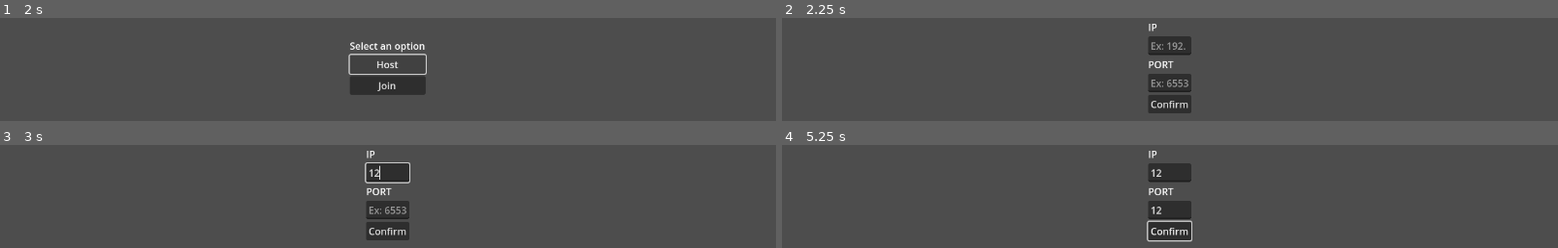
Above: before the commit, frames 1-4 (two rows, left to right).
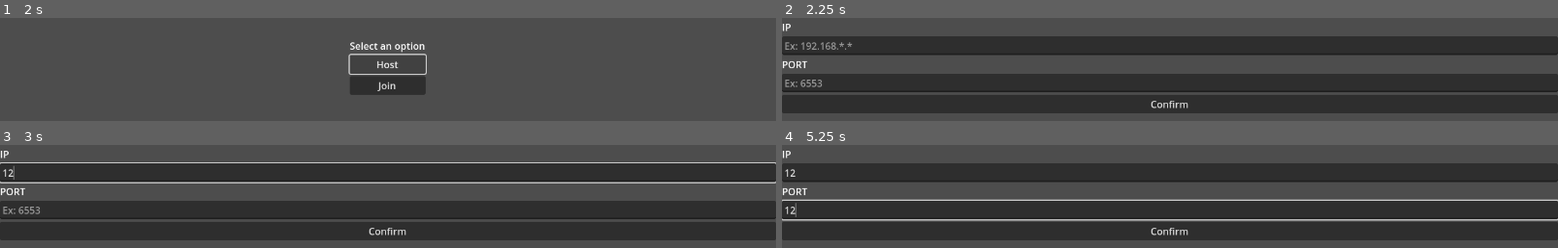
Above: after the commit, the same moments.

Repository: Takexin/insanity-death
Game: Godot game, scene res://main/main.tscn
The game is run twice, just before and just after one commit, with the same random seed, the same clock (stepped at 60 frames per second) and the same inputs. The engine's default icon, where the game draws it, is replaced by a stand-in: a white triangle on a blue panel in a dark square.
Inputs (mouse positions are in pixels of both pictures, inside the frame that each line leads up to):
- Up to frame 1 (2 s): tap Enter at 0.5 s; move the mouse to (558, 45) at 0.52 s; press the mouse at (558, 45) at 0.53 s; hold D (actionRight) 0.53-1.25 s; release the mouse at (558, 45) at 1.25 s; click "Host" at 1.25 s
- Up to frame 2 (2.25 s): click "Join" at 2 s
- Up to frame 3 (3 s): click (388, 172) at 2.77 s; type "12" at 2.85 s
- Up to frame 4 (5.25 s): click (1170, 209) at 3 s; type "12" at 3.08 s; click "Confirm" at 3.5 s; click "Confirm" at 4.25 s; tap R (actionReset) at 5 s; move the mouse to (1014, 216) at 5.02 s; hold S (actionDown) from 5.03 s (still down); click (1014, 216) at 5.1 s

Frame 1 is identical in both runs. In frame 2, 51% of the frame differs, in the area x 0-100%, y 5-93%; in frame 3, 53%; in frame 4, 55%, in the area x 0-100%, y 5-95%.
Error in both runs: Invalid type in function 'create_client' in base 'ENetMultiplayerPeer'. Cannot convert argument 2 from String to int. (res://main/main.gd:42)

Commit message:
add enemy spawner scene

Diff:
--- /dev/null
+++ b/enemySpanwer/enemy_spawner.gd
@@ -0,0 +1,20 @@
+extends Node2D
+
+@export var enemies : Array[PackedScene] = []
+func _ready() -> void:
+	randomize()
+
+#getters and setters
+func set_enemy_list(enemies: Array[PackedScene]) -> void:
+	enemies = enemies
+func get_enemy_list() -> Array[PackedScene]:
+	return enemies
+
+func spawn_enemy(spawn_area : Vector2) -> Node2D:
+	var enemy_pool = enemies.size()-1 #get enemy index
+	var enemy : int = randi_range(0, enemy_pool)
+
+	var enemyInstance = enemies[enemy].instantiate()
+	enemyInstance.position.x = randf_range(0, spawn_area.x)
+	enemyInstance.position.y = randf_range(0, spawn_area.y)
+	return enemyInstance
--- /dev/null
+++ b/enemySpanwer/enemy_spawner.tscn
@@ -0,0 +1,6 @@
+[gd_scene load_steps=2 format=3 uid="uid://kefpj7neffqr"]
+
+[ext_resource type="Script" uid="uid://dgr1xbylchpbg" path="res://enemySpanwer/enemy_spawner.gd" id="1_tymt2"]
+
+[node name="EnemySpawner" type="Node2D"]
+script = ExtResource("1_tymt2")
--- a/level.gd
+++ b/level.gd
@@ -34,3 +34,7 @@
 		return
 	multiplayer.peer_connected.disconnect(on_player_connected)
 	multiplayer.peer_disconnected.disconnect(on_player_connected)
+
+@rpc("authority", "call_local", "reliable")
+func spawn_enemy():
+	pass
--- a/main/main.tscn
+++ b/main/main.tscn
@@ -73,6 +73,7 @@
 
 [node name="VBoxContainer" type="VBoxContainer" parent="UI/client_popup/HBoxContainer"]
 layout_mode = 2
+size_flags_horizontal = 3
 alignment = 1
 
 [node name="Label" type="Label" parent="UI/client_popup/HBoxContainer/VBoxContainer"]
--- a/player/player.tscn
+++ b/player/player.tscn
@@ -202,7 +202,7 @@
 
 [node name="GunCommon" parent="guns" instance=ExtResource("3_qjkh3")]
 z_index = 1
-rotation = -4.47112
+rotation = -2.9749
 
 [node name="AnimatedSprite2D" type="AnimatedSprite2D" parent="."]
 texture_filter = 1
Not shown, added: enemySpanwer/enemy_spawner.gd.uid
